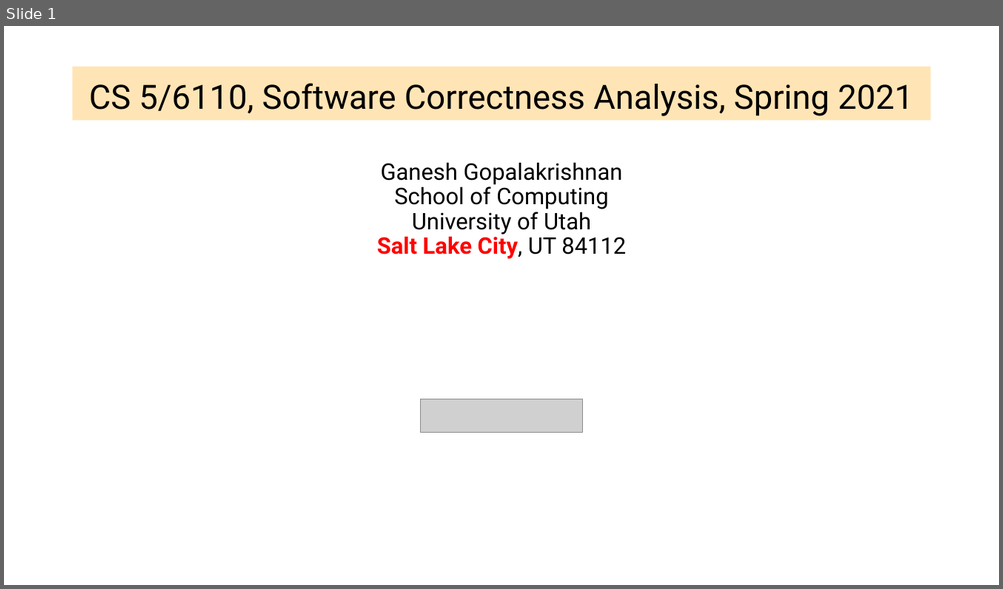
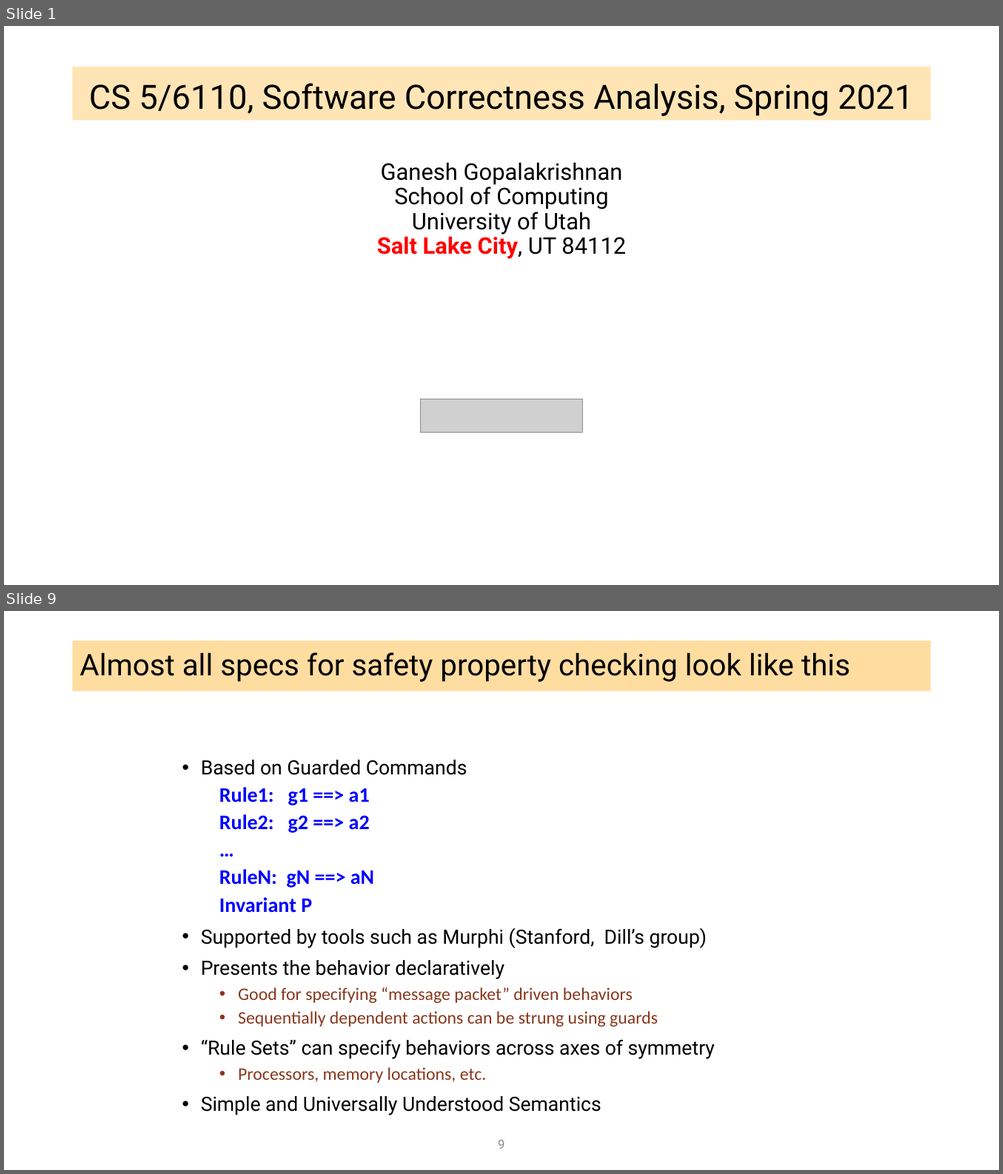
Before and after one commit to ganeshutah/cs6110s22, a slide deck: Lec19/Lec19.pptx. Shown one above the other, each under a label of ours: slide 1 before the commit, slides 1 and 9 after it; the slides between them are not shown. The pictures are 1003x589 and 1003x1174 pixels, drawn with LibreOffice and Linux fonts; fonts in the diff are those of the drawing; grey boxes stand for pictures. Boxes give left, top, right and bottom in pixels: in the first picture for what was removed or moved away, otherwise in the second. Text is boxed around its words. In the diff, an @@ line names an element or a change of style, - is before the commit and + after.

```diff
--- a/Lec19/Lec19.pptx
+++ b/Lec19/Lec19.pptx
@@ slide 9 added at (4,611,999,1170), background #FFFFFF @@
@@ title added at (73,641,930,692), fill #FFBD47 at 51% opacity, 28.8 pt, text #000000 @@
+Almost all specs for safety property checking look like this
@@ text added at (201,760,714,1116), 19 pt, text #000000 @@
+• Based on Guarded Commands
+  Rule1: g1 ==> a1
+  Rule2: g2 ==> a2
+  …
+  RuleN: gN ==> aN
+  Invariant P
+• Supported by tools such as Murphi (Stanford, Dill’s group)
+• Presents the behavior declaratively
+  • Good for specifying “message packet” driven behaviors
+  • Sequentially dependent actions can be strung using guards
+• “Rule Sets” can specify behaviors across axes of symmetry
+  • Processors, memory locations, etc.
+• Simple and Universally Understood Semantics
@@ page number added at (498,1140,504,1149), 12 pt, text #8C8C8C @@
+9
```
Also in this commit, not shown: 1 slide changed, 35 other slides added, 10 slides removed.
